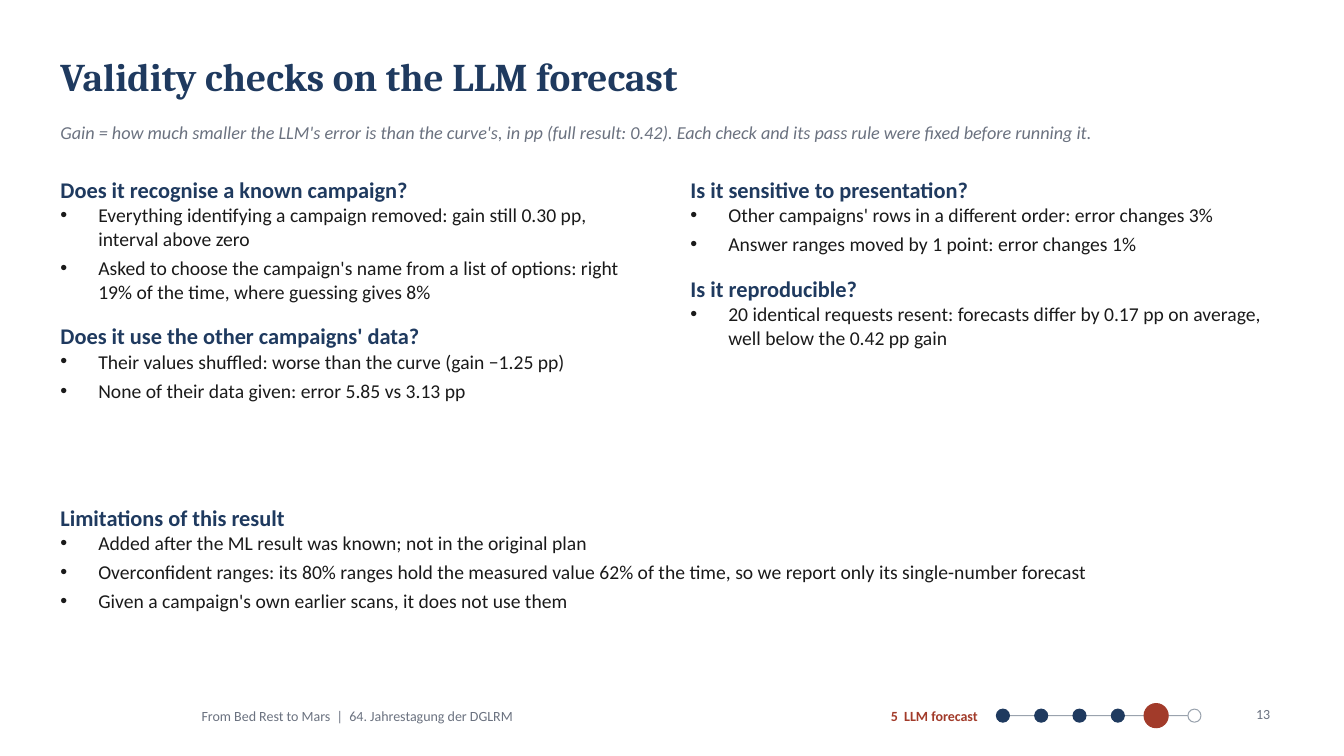
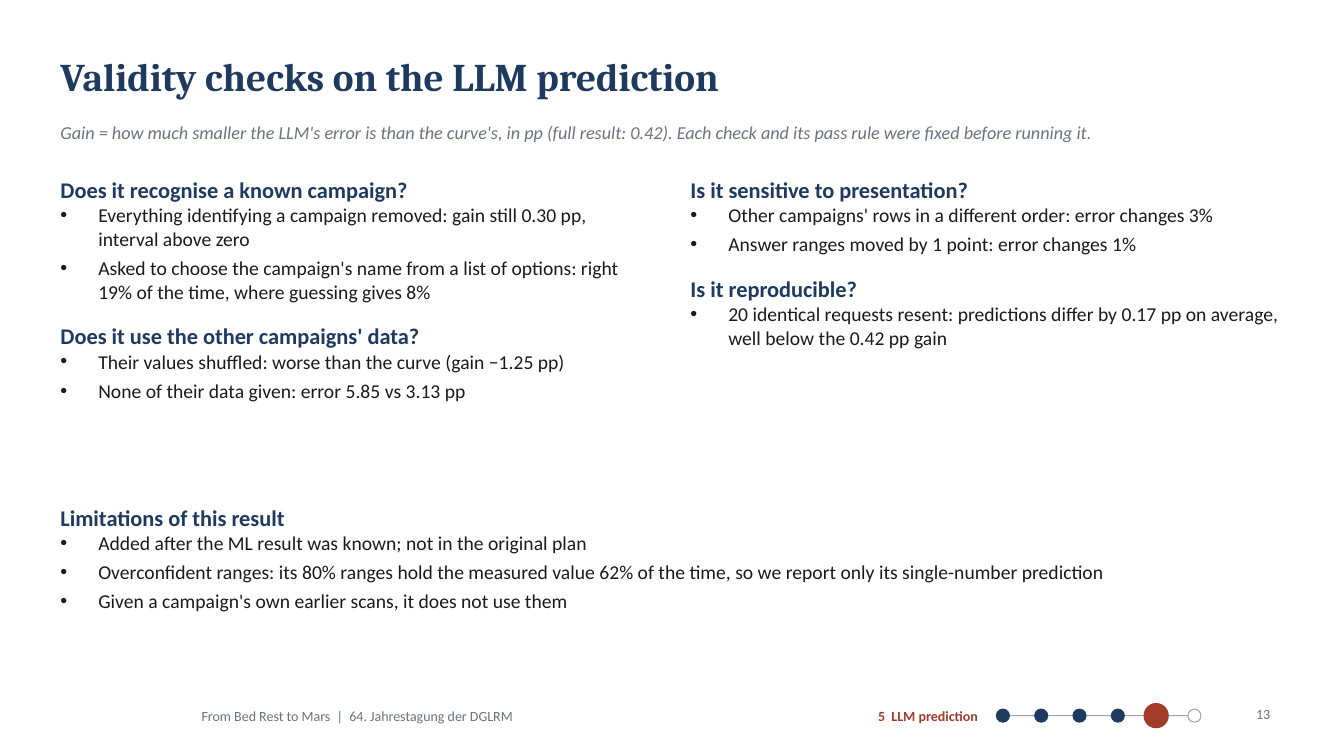
Before and after one commit to MiladBahariQaragoz/BedrestToMars, a slide deck: slide 13 of presentation/bed-rest-to-mars-talk.pptx. Drawn at 1344x756 pixels with LibreOffice and Linux fonts; fonts in the diff are those of the drawing; background and template pictures are left out. Boxes give left, top, right and bottom in pixels: in the first picture for what was removed or moved away, otherwise in the second. Text is boxed around its words. In the diff, an @@ line names an element or a change of style, - is before the commit and + after.

```diff
--- a/presentation/bed-rest-to-mars-talk.pptx
+++ b/presentation/bed-rest-to-mars-talk.pptx
@@ title at box(60, 63, 718, 100): text changed @@
-Validity checks on the LLM forecast
+Validity checks on the LLM prediction
@@ text at box(728, 307, 1278, 349): text changed @@
-• 20 identical requests resent: forecasts differ by 0.17 pp on average, well below the 0.42 pp gain
+• 20 identical requests resent: predictions differ by 0.17 pp on average, well below the 0.42 pp gain
@@ text at box(98, 565, 1103, 583): text changed @@
-• Overconfident ranges: its 80% ranges hold the measured value 62% of the time, so we report only its single-number forecast
+• Overconfident ranges: its 80% ranges hold the measured value 62% of the time, so we report only its single-number prediction
@@ text at box(878, 711, 978, 724): text changed @@
-5 LLM forecast
+5 LLM prediction
```
Also in this commit, not shown: 8 other slides changed, 2 other files.
